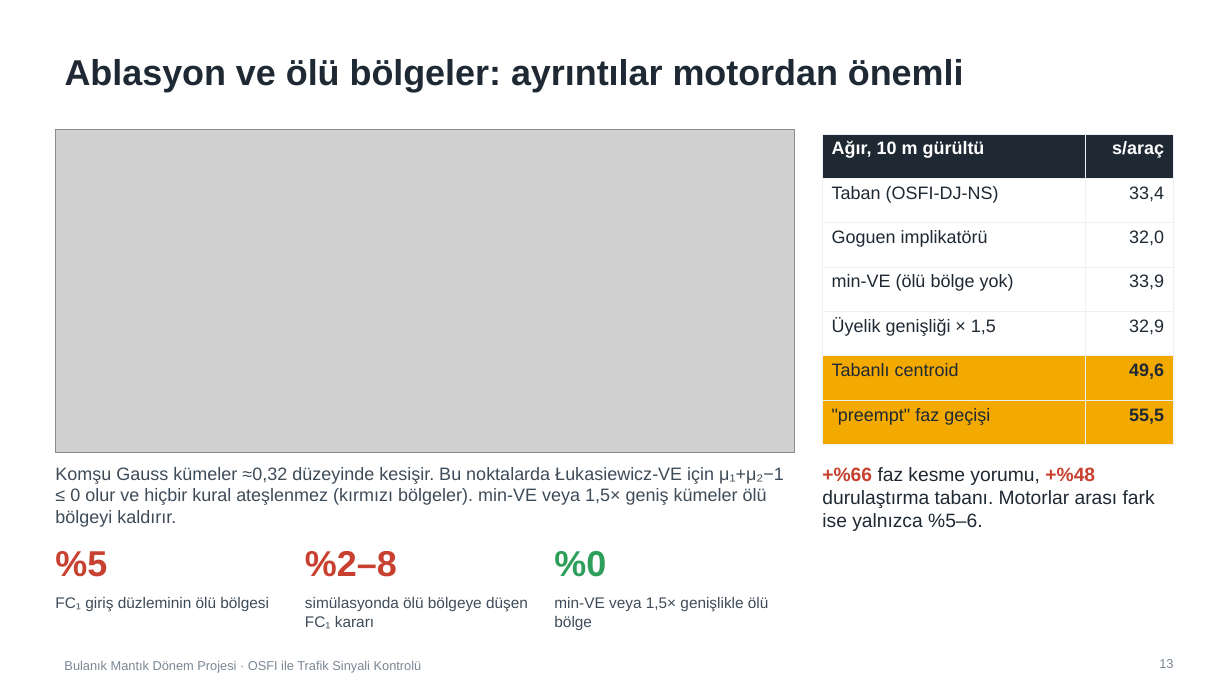
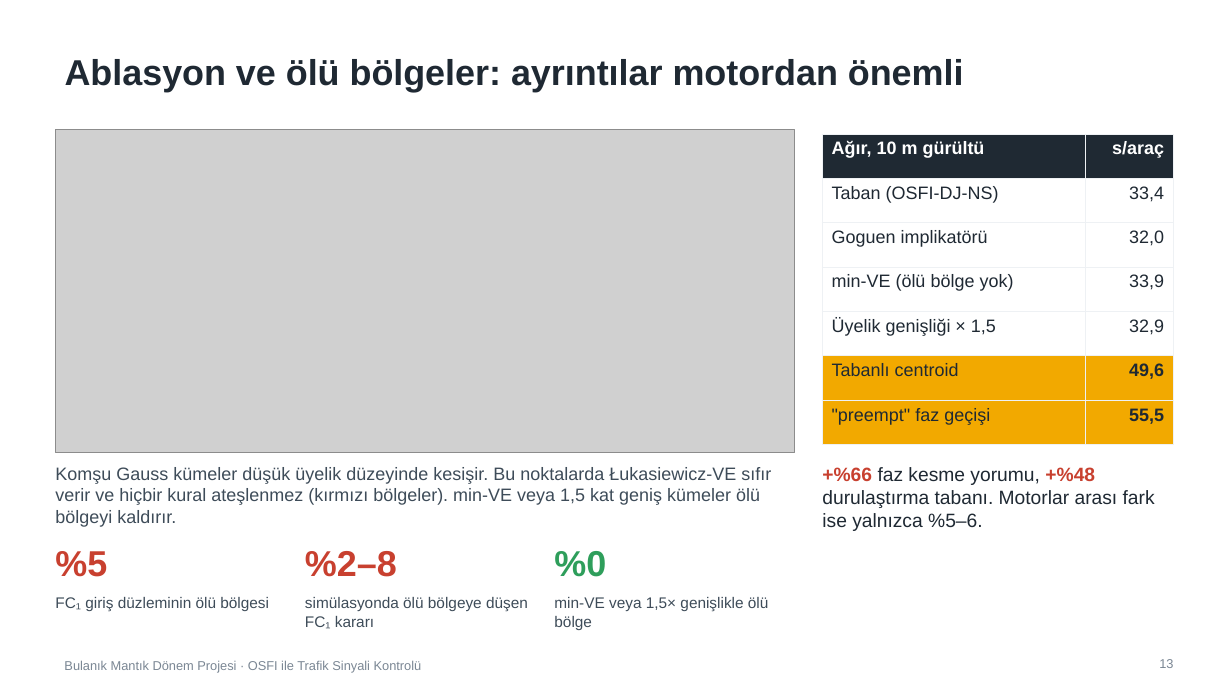
Before and after one commit to iscanliomerfaruk/osfi-traffic-signal-control, a slide deck: slide 13 of presentation/OSFI_Sunum.pptx. Drawn at 1232x693 pixels with LibreOffice and Linux fonts; fonts in the diff are those of the drawing; grey boxes stand for pictures. Boxes give left, top, right and bottom in pixels: in the first picture for what was removed or moved away, otherwise in the second. Text is boxed around its words. In the diff, an @@ line names an element or a change of style, - is before the commit and + after.

```diff
--- a/presentation/OSFI_Sunum.pptx
+++ b/presentation/OSFI_Sunum.pptx
@@ text at (55,467,771,527): text changed @@
-Komşu Gauss kümeler ≈0,32 düzeyinde kesişir. Bu noktalarda Łukasiewicz-VE için μ₁+μ₂−1 ≤ 0 olur ve hiçbir kural ateşlenmez (kırmızı bölgeler). min-VE veya 1,5× geniş kümeler ölü bölgeyi kaldırır.
+Komşu Gauss kümeler düşük üyelik düzeyinde kesişir. Bu noktalarda Łukasiewicz-VE sıfır verir ve hiçbir kural ateşlenmez (kırmızı bölgeler). min-VE veya 1,5 kat geniş kümeler ölü bölgeyi kaldırır.
```
Also in this commit, not shown: 6 other slides changed, 1 slide added, 1 slide removed, 1 other file.
